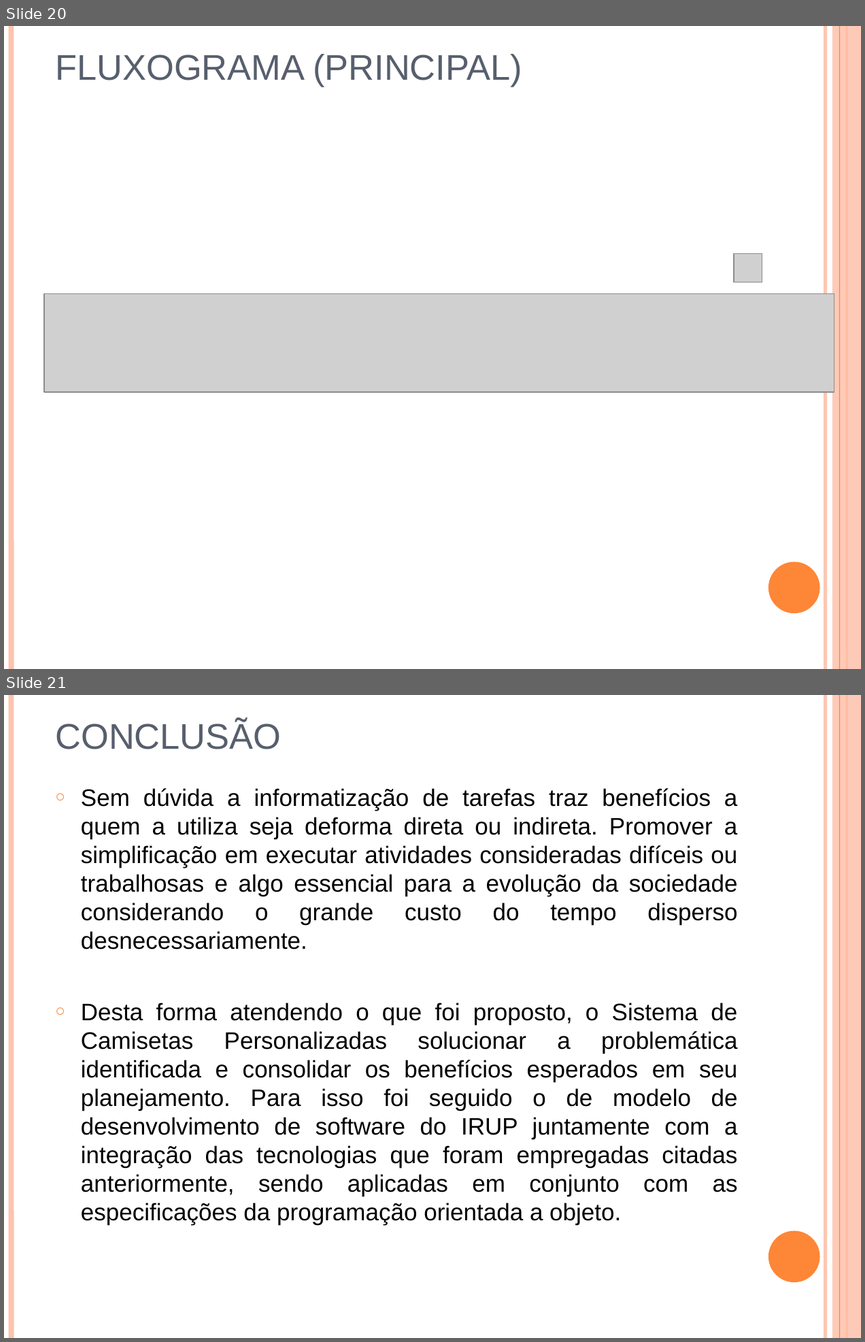
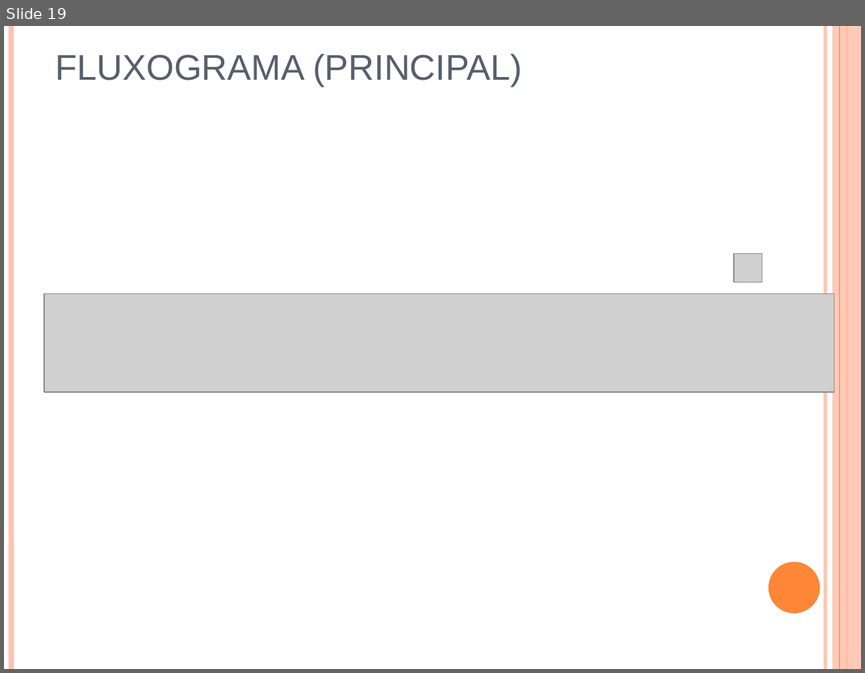
Before and after one commit to cerberosnash/sistema-de-camisetas-personalizadas, a slide deck: docs/Importantes/modelo-de-apresentação-de-tcc.ppt. Shown one above the other, each under a label of ours: slides 20 and 21 before the commit, slide 19 after it. The pictures are 865x1342 and 865x673 pixels, drawn with LibreOffice and Linux fonts; fonts in the diff are those of the drawing; grey boxes stand for pictures. Boxes give left, top, right and bottom in pixels: in the first picture for what was removed or moved away, otherwise in the second. Text is boxed around its words. In the diff, an @@ line names an element or a change of style, - is before the commit and + after.

```diff
--- a/docs/Importantes/modelo-de-apresentação-de-tcc.ppt
+++ b/docs/Importantes/modelo-de-apresentação-de-tcc.ppt
@@ slide 21 removed at (x1=4, y1=695, x2=861, y2=1338), background #FFFFFF; not listed: 6 template elements that a slide beside it also shows @@
@@ title removed at (x1=55, y1=720, x2=281, y2=749) @@
-CONCLUSÃO
@@ text removed at (x1=81, y1=788, x2=738, y2=1225) @@
-○ Sem dúvida a informatização de tarefas traz benefícios a quem a utiliza seja deforma direta ou indireta. Promover a simplificação em executar atividades consideradas difíceis ou trabalhosas e algo essencial para a evolução da sociedade considerando o grande custo do tempo disperso desnecessariamente.
-○ Desta forma atendendo o que foi proposto, o Sistema de Camisetas Personalizadas solucionar a problemática identificada e consolidar os benefícios esperados em seu planejamento. Para isso foi seguido o de modelo de desenvolvimento de software do IRUP juntamente com a integração das tecnologias que foram empregadas citadas anteriormente, sendo aplicadas em conjunto com as especificações da programação orientada a objeto.
@@ what was slide 20 is now slide 19 @@
```
Also in this commit, not shown: 5 slides changed.
